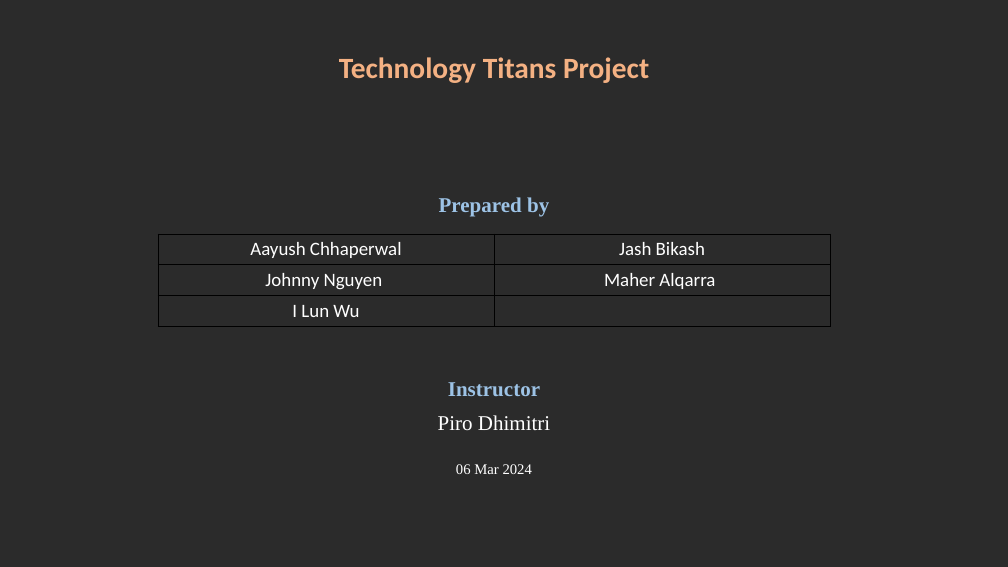
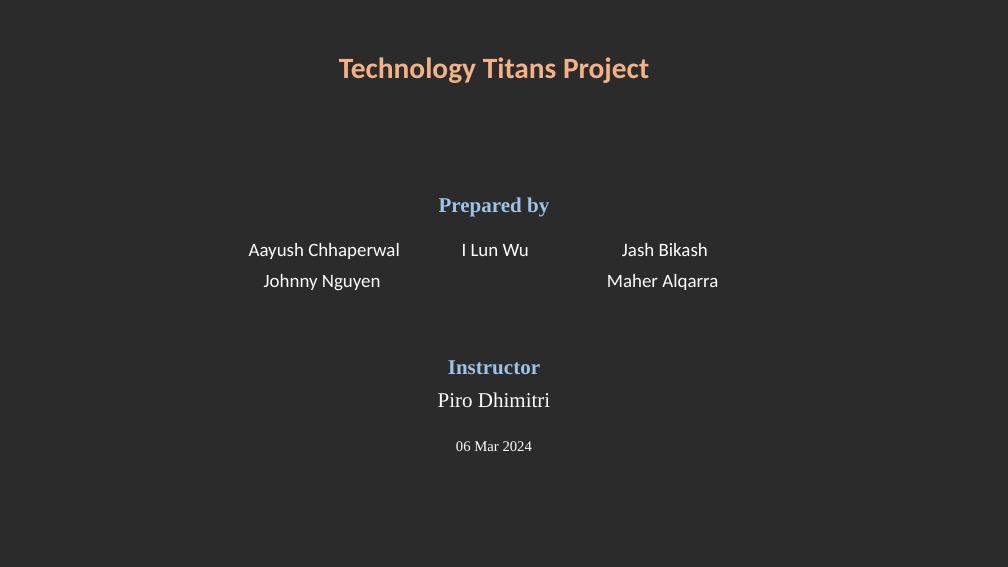
Before and after one commit to jash1112/Project_3, a slide deck: slide 1 of Presentation.pptx. Drawn at 1008x567 pixels with LibreOffice and Linux fonts; fonts in the diff are those of the drawing; background and template pictures are left out; a plain dark background stands for a picture behind light text. Boxes give left, top, right and bottom in pixels: in the first picture for what was removed or moved away, otherwise in the second. Text is boxed around its words. In the diff, an @@ line names an element or a change of style, - is before the commit and + after.

```diff
--- a/Presentation.pptx
+++ b/Presentation.pptx
@@ text "Technology Titans Project" rewrapped from box(339, 57, 649, 474) to box(339, 57, 649, 451) @@
@@ table at box(235, 235, 753, 296) @@
-Aayush Chhaperwal | Jash Bikash
-Johnny Nguyen | Maher Alqarra
-I Lun Wu | 
+Aayush Chhaperwal | I Lun Wu | Jash Bikash
+Johnny Nguyen |  | Maher Alqarra
@@ table: place and size @@
-table at box(158, 234, 830, 327)
+table at box(235, 235, 753, 296)
```
Also in this commit, not shown: 7 other slides changed, 2 slides added, 1 slide removed.
